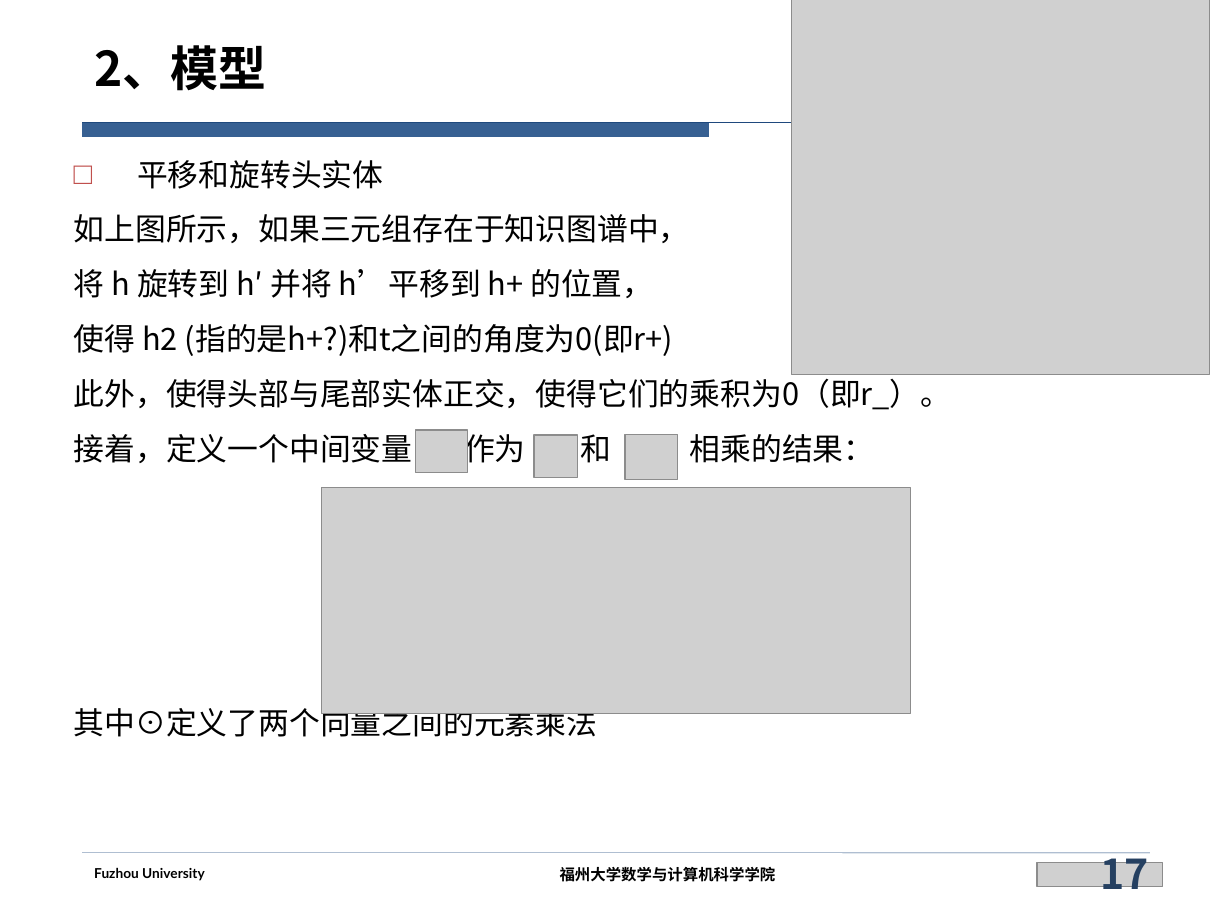
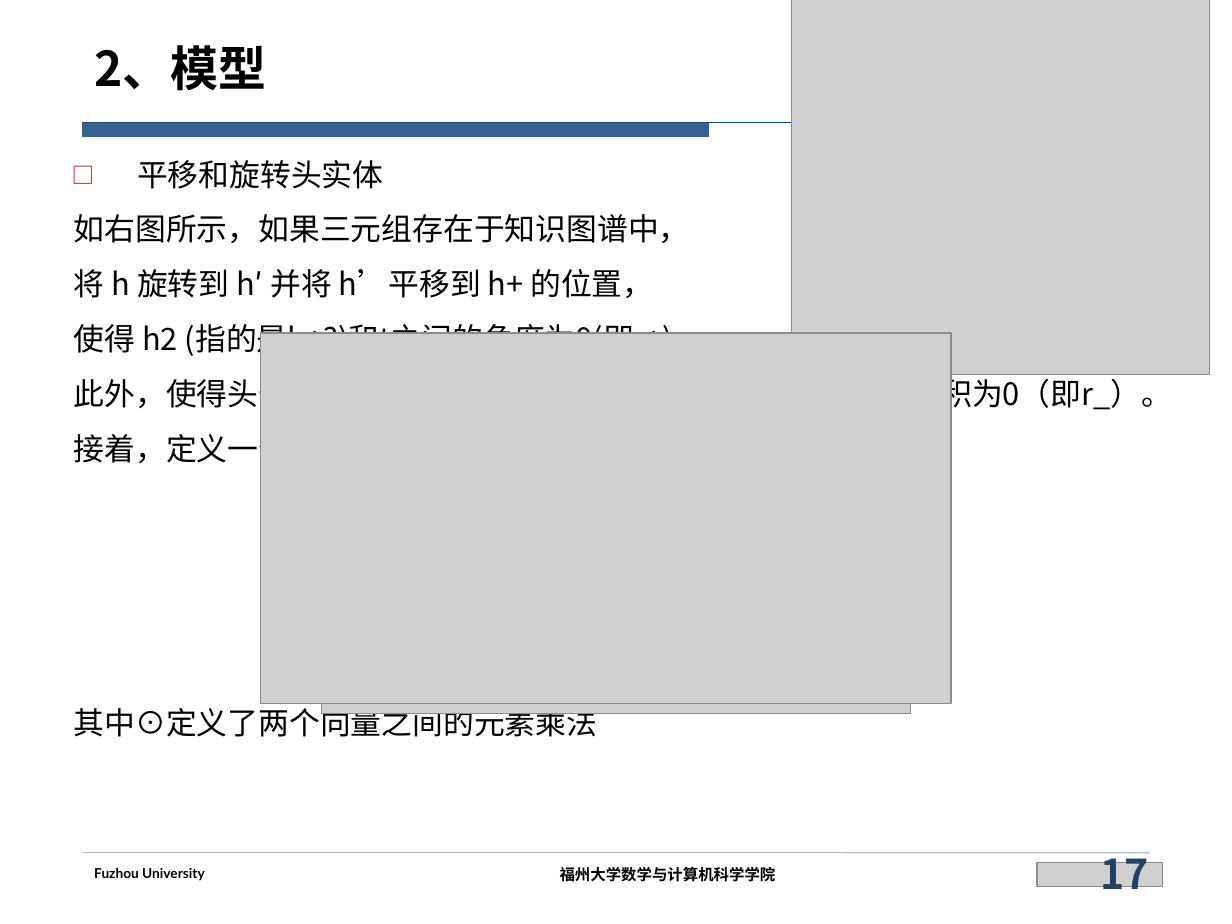
Before and after one commit to siberia0015/Paper-Report, a slide deck: slide 17 of 实验室/DualE/DualE.pptx. Drawn at 1232x924 pixels with LibreOffice and Linux fonts; fonts in the diff are those of the drawing; grey boxes stand for pictures; background and template pictures are left out. Boxes give left, top, right and bottom in pixels: in the first picture for what was removed or moved away, otherwise in the second. Text is boxed around its words. In the diff, an @@ line names an element or a change of style, - is before the commit and + after.

```diff
--- a/实验室/DualE/DualE.pptx
+++ b/实验室/DualE/DualE.pptx
@@ text at (x1=74, y1=214, x2=690, y2=243): text changed @@
-如上图所示，如果三元组存在于知识图谱中，
+如右图所示，如果三元组存在于知识图谱中，
@@ picture added at (x1=261, y1=333, x2=951, y2=703) @@
@@ text at (x1=74, y1=374, x2=1173, y2=414): text changed @@
-此外，使得头部与尾部实体正交，使得它们的乘积为0（即r_）。
+此外，使得头部与尾部实体正交（应该是指h_），使得它们的乘积为0（即r_）。
@@ picture removed at (x1=415, y1=430, x2=468, y2=472) @@
@@ picture removed at (x1=533, y1=435, x2=577, y2=477) @@
@@ picture removed at (x1=625, y1=435, x2=678, y2=479) @@
```
Also in this commit, not shown: 9 other slides changed, 3 slides added.
